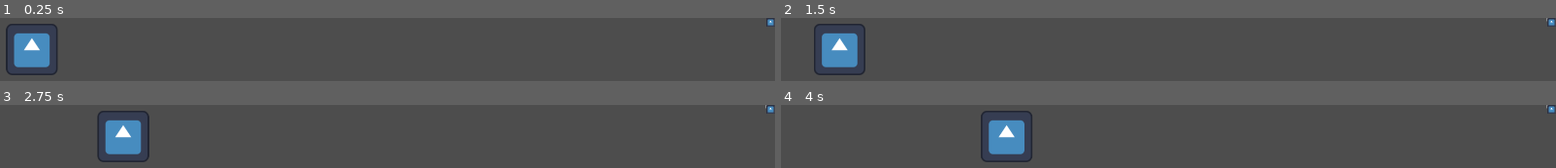
Above: before the commit, frames 1-4 (two rows, left to right).
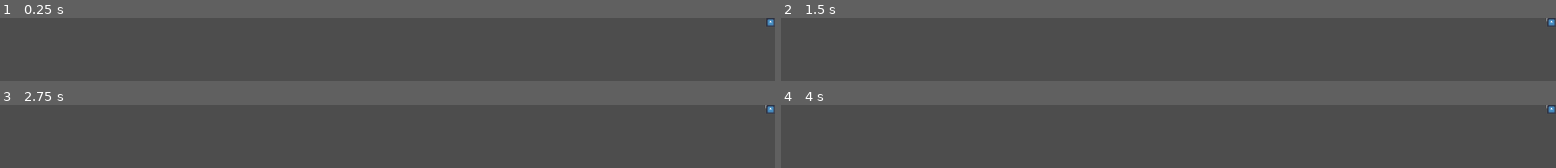
Above: after the commit, the same moments.

Repository: steamzahar12343/ploskaw
Game: Godot game, scene res://Scenes/Map.tscn
Same seed, same stepped clock (60 frames per second), same inputs: the game is played once before the commit and once after it. The engine's default icon, where the game draws it, is replaced by a stand-in: a white triangle on a blue panel in a dark square.
Inputs (mouse positions are in pixels of both pictures, inside the frame that each line leads up to):
- Up to frame 1 (0.25 s): no input
- Up to frame 2 (1.5 s): click (1548, 19) at 0.5 s; click (1548, 19) at 1.25 s
- Up to frame 3 (2.75 s): click (767, 106) at 2 s
- Up to frame 4 (4 s): no input

The runs differ from the first frame. In frame 1, 3.3% of the frame differs, in the area x 0-8%, y 9-91%; in frame 2, 3.2%; in frame 3, 3.4%, in the area x 12-20%, y 9-91%; in frame 4, 3.2%.

Commit message:
Update
удалил ненужный файл и изменил скорость иконки на 1000

Diff:
--- a/Scenes/Map.tscn
+++ b/Scenes/Map.tscn
@@ -1,15 +1,11 @@
-[gd_scene load_steps=3 format=3 uid="uid://7i6ob3wsc71k"]
+[gd_scene load_steps=2 format=3 uid="uid://7i6ob3wsc71k"]
 
-[ext_resource type="PackedScene" uid="uid://dvifjw4xij5er" path="res://Scenes/Player.tscn" id="1_fwek2"]
 [ext_resource type="PackedScene" uid="uid://bc5frr0ujol7i" path="res://Scenes/CloseGameButton.tscn" id="2_5136r"]
 
 [node name="Map" type="Node2D"]
 
 [node name="Node2D" type="Node2D" parent="."]
 
-[node name="Node2D2" parent="." instance=ExtResource("1_fwek2")]
-position = Vector2(24, 18)
-
 [node name="CloseGameButton" parent="." instance=ExtResource("2_5136r")]
 offset_left = 1899.0
 offset_right = 1899.0
--- a/Scripts/PlayerController.gd
+++ b/Scripts/PlayerController.gd
@@ -1,7 +1,7 @@
 extends CharacterBody2D
 
 
-const SPEED = 1
+const  SPEED = 1000
 
 
 func _physics_process(delta):
